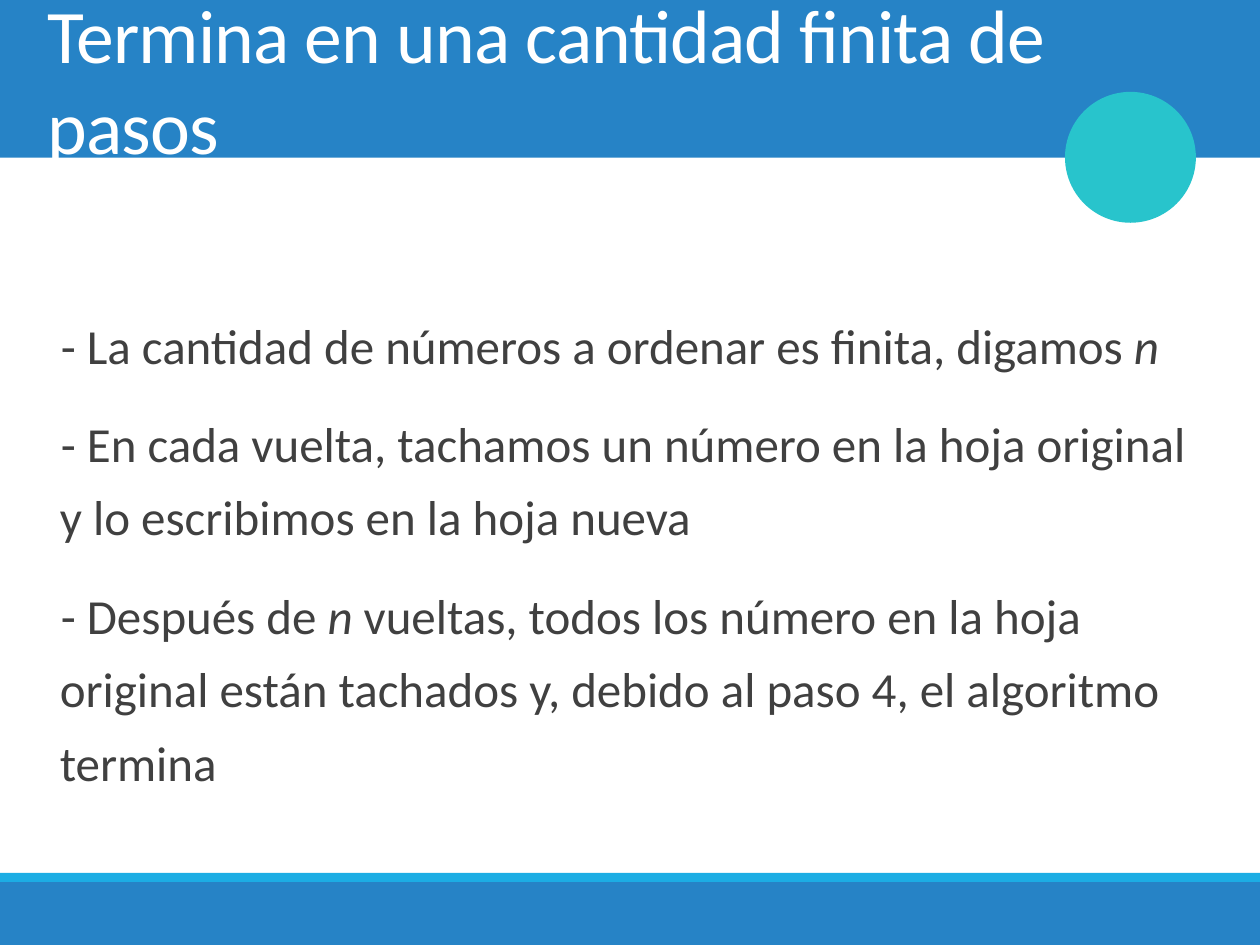
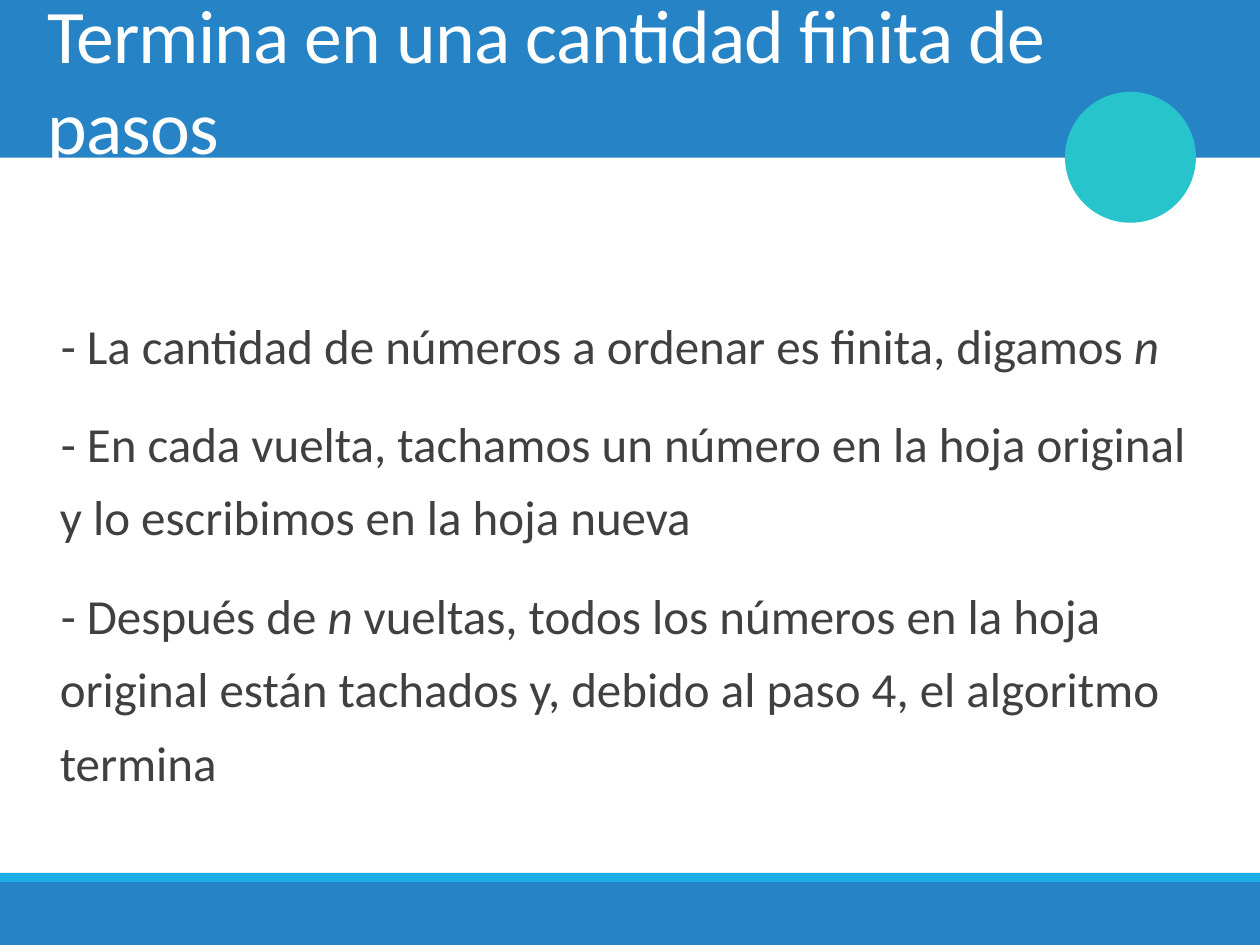
Before and after one commit to chris-carstens/2020-2, a slide deck: slide 7 of Clases/01 - Selection & Insertion sort/01. Selection & Insertion sort.pptx. Drawn at 1260x945 pixels with LibreOffice and Linux fonts; fonts in the diff are those of the drawing; background and template pictures are left out. Boxes give left, top, right and bottom in pixels: in the first picture for what was removed or moved away, otherwise in the second. Text is boxed around its words. In the diff, an @@ line names an element or a change of style, - is before the commit and + after.

```diff
--- a/Clases/01 - Selection & Insertion sort/01. Selection & Insertion sort.pptx
+++ b/Clases/01 - Selection & Insertion sort/01. Selection & Insertion sort.pptx
@@ text at [60, 600, 1159, 782]: text changed @@
-  - Después de n vueltas, todos los número en la hoja original están tachados y, debido al paso 4, el algoritmo termina
+  - Después de n vueltas, todos los números en la hoja original están tachados y, debido al paso 4, el algoritmo termina
```
Also in this commit, not shown: 2 other slides changed, 16 slides added, 1 other file.
